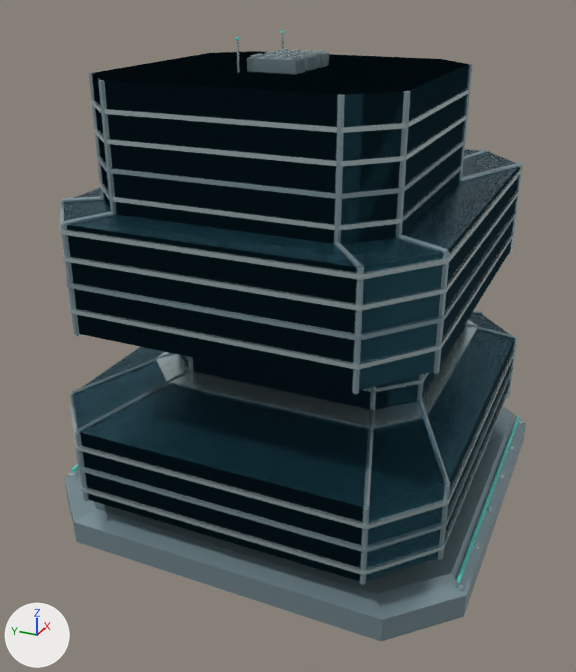
What one commit did to the Blender file Documentation/FutureCity/Models/Cantilever.blend.
Both versions are drawn from a camera (50 mm lens) standing at (-1.618, -0.671, 1.173) and looking at (-0.075, 0.023, 0.402). Arrows for +X, +Y and +Z are at lower left; the lights stay in place. The picture after the commit comes second. Objects named as collision shapes, trigger or cutter boxes, shadow casters or lower levels of detail are left out.

Script lines for the objects in view, before the commit:
```python
me_curtain_wall_012 = bpy.data.meshes.new('Curtain wall.012')
me_curtain_wall_012.from_pydata(...)  # 80 vertices, 74 faces; spans x -0.49..0.49, y -0.431..0.431, z 0.0..1.0
me_curtain_wall_012.materials.append(mat_futureglass)  # cyan #386f81
me_recessed_slab_edge_072 = bpy.data.meshes.new('Recessed slab edge.072')
me_recessed_slab_edge_072.from_pydata(...)  # 440 vertices, 300 faces; spans x -0.497..0.497, y -0.482..0.482, z 0.003..1.06
me_recessed_slab_edge_072.materials.append(mat_futuremetal)  # pale blue #c4d7da
me_recessed_slab_edge_075 = bpy.data.meshes.new('Recessed slab edge.075')
me_recessed_slab_edge_075.from_pydata(...)  # 976 vertices, 652 faces; spans x -0.497..0.497, y -0.49..0.49, z 0.0..1.025
me_recessed_slab_edge_075.materials.append(mat_futureshell)  # greyish cyan #90a8af
ob_near_futureglass = bpy.data.objects.new('Near FutureGlass', me_curtain_wall_012)
ob_near_futureglass.parent = ob_near
ob_near_futureglass.location = (0.0, 0.0, 0.0)
ob_near_futuremetal = bpy.data.objects.new('Near FutureMetal', me_recessed_slab_edge_072)
ob_near_futuremetal.parent = ob_near
ob_near_futuremetal.location = (0.0, 0.0, 0.0)
ob_near_futureshell = bpy.data.objects.new('Near FutureShell', me_recessed_slab_edge_075)
ob_near_futureshell.parent = ob_near
ob_near_futureshell.location = (0.0, 0.0, 0.0)
```
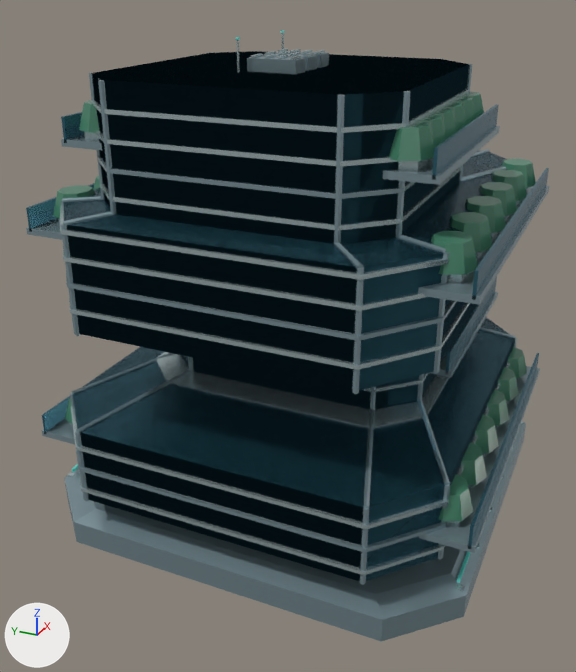
Where the change shows, as pixel boxes [x1, y1, x2, y2] in the pictures (576 x 672 px):
'Near FutureGlass', reshaped (15% wider)
    before: [64, 51, 519, 581]
    after: [26, 51, 549, 581]
'Near FutureShell', reshaped (12% wider)
    before: [61, 51, 526, 641]
    after: [26, 51, 549, 641]
'Near FutureMetal', reshaped
    before: [60, 33, 523, 592]
    after: [58, 33, 528, 592]
'Near FutureLeaf', added
    after: [53, 91, 536, 521]
part 1 of me_curtain_wall_012, added
    after: [468, 353, 539, 549]
part 2 of me_curtain_wall_012, added (cyan)
    after: [42, 396, 70, 434]
part 3 of me_curtain_wall_012, added (cyan)
    after: [446, 277, 497, 374]
part 4 of me_curtain_wall_012, added (cyan)
    after: [472, 168, 549, 300]
part 5 of me_curtain_wall_012, added (cyan)
    after: [26, 183, 95, 232]
part 6 of me_curtain_wall_012, added (cyan)
    after: [432, 104, 499, 180]
part 7 of me_curtain_wall_012, added (cyan)
    after: [61, 112, 85, 143]
part 8 of me_recessed_slab_edge_072, added (mostly hidden)
    after: [447, 274, 467, 283]
part 9 of me_recessed_slab_edge_072, added
    after: [398, 158, 433, 171]
part 10 of me_recessed_slab_edge_072, added (mostly hidden)
    after: [84, 132, 99, 140]
part 11 of me_recessed_slab_edge_075, added
    after: [419, 366, 540, 553]
part 12 of me_recessed_slab_edge_075, added
    after: [42, 419, 75, 445]
part 13 of me_recessed_slab_edge_075, added
    after: [430, 292, 498, 377]
part 14 of me_recessed_slab_edge_075, added
    after: [418, 186, 549, 305]
part 15 of me_recessed_slab_edge_075, added
    after: [26, 218, 62, 240]
part 16 of me_recessed_slab_edge_075, added
    after: [383, 126, 500, 185]
part 17 of me_recessed_slab_edge_075, added
    after: [61, 135, 102, 150]

Patch to the scene script:
```diff
--- a/Documentation/FutureCity/Models/Cantilever.blend.py
+++ b/Documentation/FutureCity/Models/Cantilever.blend.py
@@ me_curtain_wall_012 @@
 # used by ob_near_futureglass; parent = ob_near; location = (0.0, 0.0, 0.0)
-me_curtain_wall_012.from_pydata(...)  # 80 vertices, 74 faces; spans x -0.49..0.49, y -0.431..0.431, z 0.0..1.0
+me_curtain_wall_012.from_pydata(...)  # 144 vertices, 122 faces; spans x -0.49..0.49, y -0.494..0.494, z 0.0..1.0
+# me_curtain_wall_012 part 1: a new loose piece, a box spanning x -0.4..0.4, y -0.4942..-0.4882, z 0.2..0.25, in mat_futureglass (cyan #386f81)
+# me_curtain_wall_012 part 2: a new loose piece, a box spanning x -0.4..0.4, y 0.4882..0.4942, z 0.2..0.25, in mat_futureglass (cyan #386f81)
+# me_curtain_wall_012 part 3: a new loose piece, a box spanning x -0.128..0.368, y -0.3668..-0.3608, z 0.41..0.46, in mat_futureglass (cyan #386f81)
+# me_curtain_wall_012 part 4: a new loose piece, a box spanning x -0.4..0.4, y -0.455..-0.449, z 0.69..0.74, in mat_futureglass (cyan #386f81)
+# me_curtain_wall_012 part 5: a new loose piece, a box spanning x -0.4..0.4, y 0.449..0.455, z 0.69..0.74, in mat_futureglass (cyan #386f81)
+# me_curtain_wall_012 part 6: a new loose piece, a box spanning x -0.368..0.128, y -0.3668..-0.3608, z 0.87..0.92, in mat_futureglass (cyan #386f81)
+# me_curtain_wall_012 part 7: a new loose piece, a box spanning x -0.368..0.128, y 0.3608..0.3668, z 0.87..0.92, in mat_futureglass (cyan #386f81)
+# other edits to the shape of me_curtain_wall_012 do not show in these pictures
 me_curtain_wall_012.materials.append(mat_futureglass)
@@ me_recessed_slab_edge_072 @@
 # used by ob_near_futuremetal; parent = ob_near; location = (0.0, 0.0, 0.0)
-me_recessed_slab_edge_072.from_pydata(...)  # 440 vertices, 300 faces; spans x -0.497..0.497, y -0.482..0.482, z 0.003..1.06
+me_recessed_slab_edge_072.from_pydata(...)  # 824 vertices, 588 faces; spans x -0.497..0.497, y -0.482..0.482, z 0.003..1.06
+# me_recessed_slab_edge_072 part 8: a new loose piece, a box spanning x -0.35..-0.29, y -0.419..-0.364, z 0.692..0.719, in mat_futuremetal (pale blue #c4d7da)
+# me_recessed_slab_edge_072 part 9: 48 vertices added at x -0.348..0.108, y -0.331..-0.276, z 0.873..0.899
+# me_recessed_slab_edge_072 part 10: 48 vertices added at x -0.348..0.108, y 0.276..0.331, z 0.873..0.899
+# other edits to the shape of me_recessed_slab_edge_072 do not show in these pictures
 me_recessed_slab_edge_072.materials.append(mat_futuremetal)
@@ me_recessed_slab_edge_075 @@
 # used by ob_near_futureshell; parent = ob_near; location = (0.0, 0.0, 0.0)
-me_recessed_slab_edge_075.from_pydata(...)  # 976 vertices, 652 faces; spans x -0.497..0.497, y -0.49..0.49, z 0.0..1.025
+me_recessed_slab_edge_075.from_pydata(...)  # 1040 vertices, 700 faces; spans x -0.497..0.497, y -0.501..0.501, z 0.0..1.025
+# me_recessed_slab_edge_075 part 11: a new loose piece, a box spanning x -0.4..0.4, y -0.501..-0.361, z 0.193..0.207, in mat_futureshell (greyish cyan #90a8af)
+# me_recessed_slab_edge_075 part 12: a new loose piece, a box spanning x -0.4..0.4, y 0.361..0.501, z 0.193..0.207, in mat_futureshell (greyish cyan #90a8af)
+# me_recessed_slab_edge_075 part 13: a new loose piece, a box spanning x -0.128..0.368, y -0.374..-0.234, z 0.403..0.417, in mat_futureshell (greyish cyan #90a8af)
+# me_recessed_slab_edge_075 part 14: a new loose piece, a box spanning x -0.4..0.4, y -0.462..-0.322, z 0.683..0.697, in mat_futureshell (greyish cyan #90a8af)
+# me_recessed_slab_edge_075 part 15: a new loose piece, a box spanning x -0.4..0.4, y 0.322..0.462, z 0.683..0.697, in mat_futureshell (greyish cyan #90a8af)
+# me_recessed_slab_edge_075 part 16: a new loose piece, a box spanning x -0.368..0.128, y -0.374..-0.234, z 0.863..0.877, in mat_futureshell (greyish cyan #90a8af)
+# me_recessed_slab_edge_075 part 17: a new loose piece, a box spanning x -0.368..0.128, y 0.234..0.374, z 0.863..0.877, in mat_futureshell (greyish cyan #90a8af)
+# other edits to the shape of me_recessed_slab_edge_075 do not show in these pictures
 me_recessed_slab_edge_075.materials.append(mat_futureshell)
@@ ob_near_futureleaf @@
+ob_near_futureleaf = bpy.data.objects.new('Near FutureLeaf', me_clipped_sky_garden_canopy_048)  # 768 vertices, 480 faces; spans x -0.373..0.373, y -0.479..0.479, z 0.225..0.945; in mat_futureleaf (green #458169)
+ob_near_futureleaf.parent = ob_near
+ob_near_futureleaf.location = (0.0, 0.0, 0.0)
```
